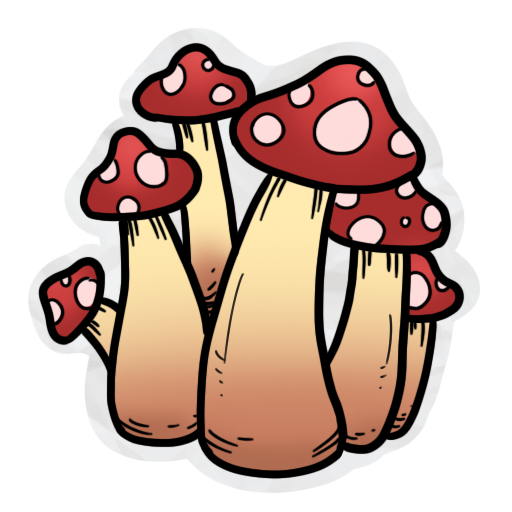
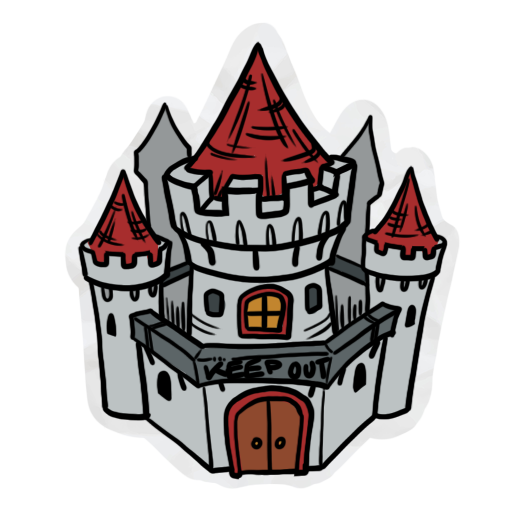
Two versions of the same layered image (w=512, h=512). Layer-by-layer changes:
hid group "ChampsChampis" (3 layers) over [28, 27, 481, 493]
showed group "Chateau" (5 layers) over [64, 22, 461, 489]
added layer "Calque 11" in group "Chateau" over [77, 41, 448, 480]
added layer "Calque 12" in group "Chateau" over [80, 44, 445, 477]
painted on "2259 copie" over [64, 52, 461, 489]
